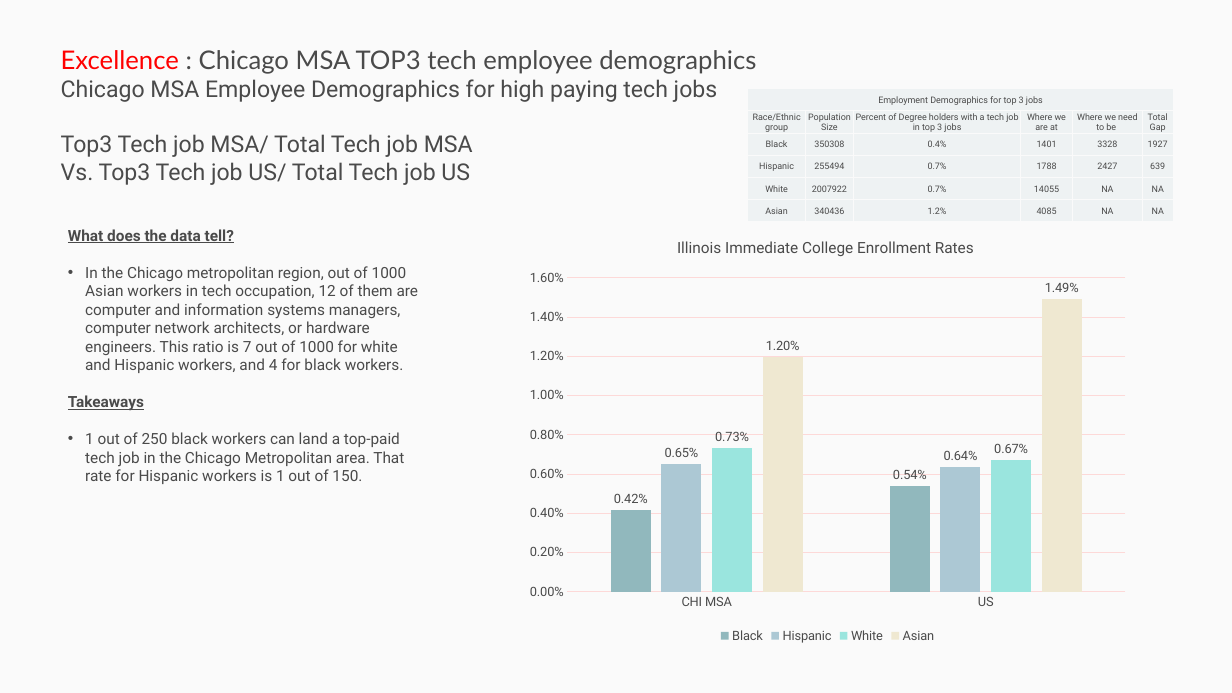
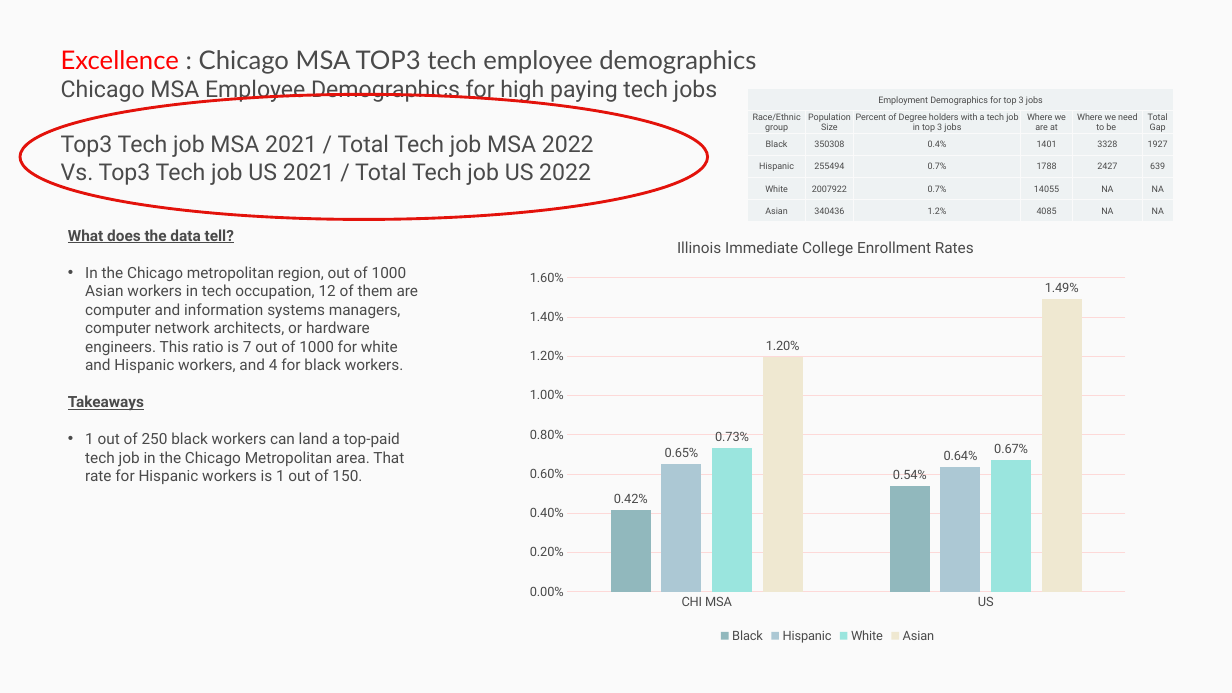
Before and after one commit to p33chicago/P33-DEI-dashboard-project, a slide deck: slide 30 of docs/Deep diving plots.pptx. Drawn at 1232x693 pixels with LibreOffice and Linux fonts; fonts in the diff are those of the drawing. Boxes give left, top, right and bottom in pixels: in the first picture for what was removed or moved away, otherwise in the second. Text is boxed around its words. In the diff, an @@ line names an element or a change of style, - is before the commit and + after.

```diff
--- a/docs/Deep diving plots.pptx
+++ b/docs/Deep diving plots.pptx
@@ ellipse added at [20,94,708,219], outline #E3120B 2.25 pt @@
@@ text at [61,134,594,185]: text changed @@
-Top3 Tech job MSA/ Total Tech job MSA
-Vs. Top3 Tech job US/ Total Tech job US
+Top3 Tech job MSA 2021 / Total Tech job MSA 2022
+Vs. Top3 Tech job US 2021 / Total Tech job US 2022
```
Also in this commit, not shown: 10 other slides changed, 1 other file.
